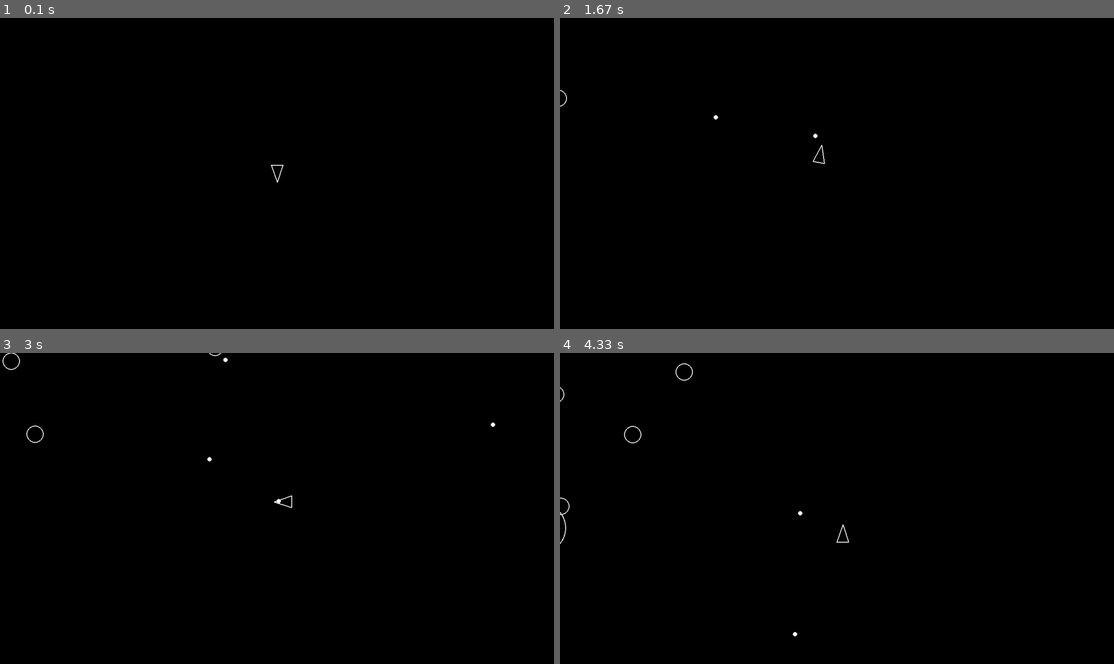
Above: before the commit, frames 1-4 (two rows, left to right).
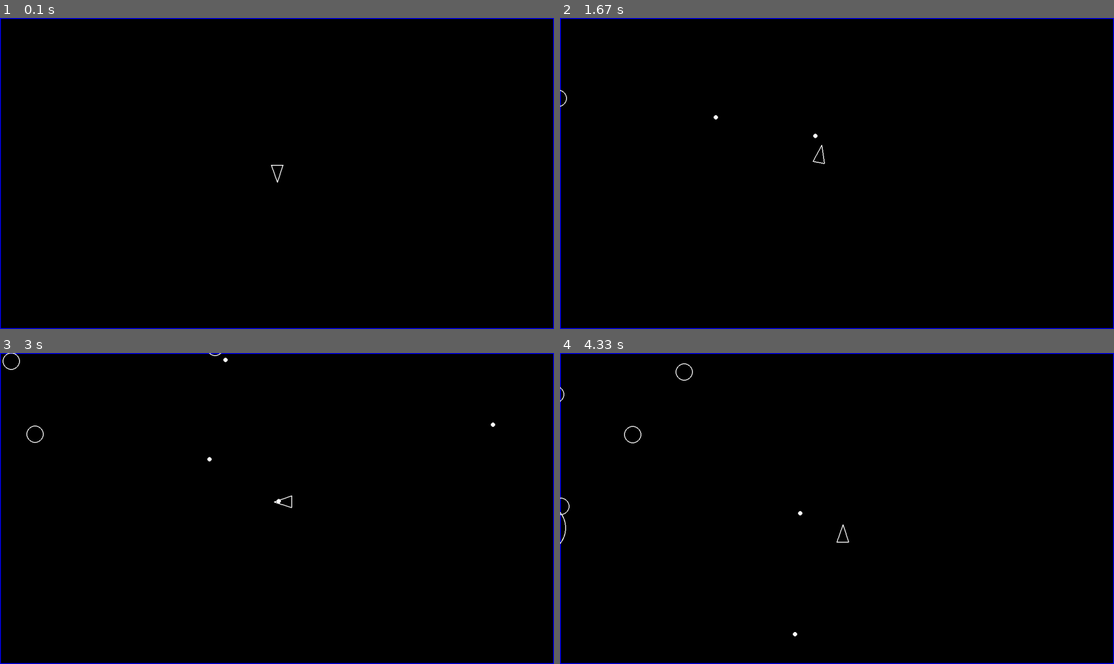
Above: after the commit, the same moments.

Repository: rustboar/pygame
Game: pygame game, started from main.py
The game is run twice, just before and just after one commit, with the same random seed, the same clock (stepped at 60 frames per second) and the same inputs.
Inputs:
- Up to frame 1 (0.1 s): no input
- Up to frame 2 (1.67 s): tap Space at 0.33, 0.73, 1.03, 1.23, 1.57 s; hold D 0.67-1.13 s; hold W 1.17-1.47 s; hold D from 1.5 s (still down)
- Up to frame 3 (3 s): tap Space at 1.87, 2.07, 2.37, 2.63, 2.97 s; release D at 1.97 s; hold A 2-2.53 s; hold S 2.57-2.87 s; hold A from 2.9 s (still down)
- Up to frame 4 (4.33 s): tap Space at 3.27, 3.4, 3.8, 4.1 s; release A at 3.3 s; hold W 3.33-3.7 s; hold D from 3.73 s (still down)

The runs differ from the first frame. In frame 1, 1.2% of the frame differs, in the area x 0-100%, y 0-100%; in frame 2, 1.2%; in frame 3, 1.2%; in frame 4, 1.2%.

Commit message:
added a visable border

Diff:
--- /dev/null
+++ b/border.py
@@ -0,0 +1,15 @@
+import pygame
+
+from constants import SCREEN_HEIGHT, SCREEN_WIDTH
+
+border = pygame.Rect(0, 0, SCREEN_WIDTH, SCREEN_HEIGHT)
+
+"""
+pygame.draw.rect(
+    screen,
+    (255, 0, 0),
+    border,
+    width=2,
+    border_radius=0
+)
+"""
--- a/main.py
+++ b/main.py
@@ -6,6 +6,7 @@
 
 from asteroid import Asteroid
 from asteroidfield import AsteroidField
+from border import border
 from constants import SCREEN_HEIGHT, SCREEN_WIDTH
 from logger import log_event, log_state
 from player import Player
@@ -40,6 +41,8 @@
         dt = clock.tick(60) / 1000
         # updates game state
         updatable.update(dt)
+        # draws background
+        screen.fill("black")
         # collision check
         for aster in asteroids:
             if aster.collides_with(player):
@@ -57,8 +60,9 @@
                     aster.split()
                     i.kill()
                     score += 1
-        # renders game state
-        screen.fill("black")
+        # renders border
+        pygame.draw.rect(screen, (0, 0, 255), border, width=2, border_radius=0)
+        # renders updates to the  game state
         for i in drawable:
             i.draw(screen)
 
